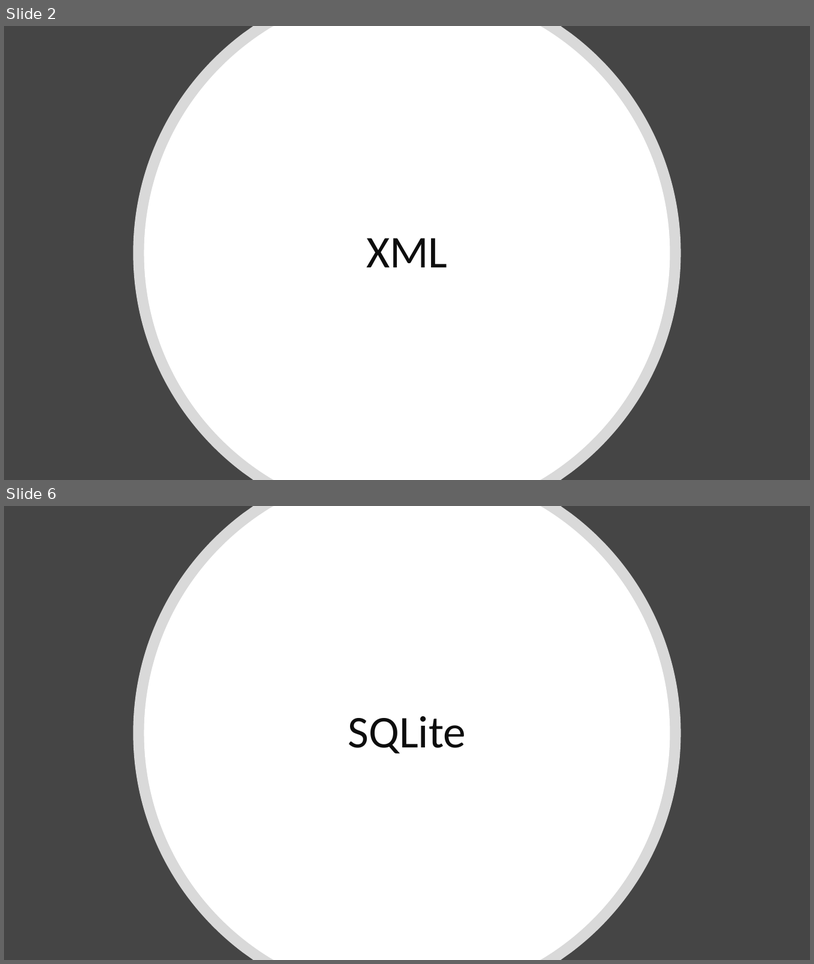
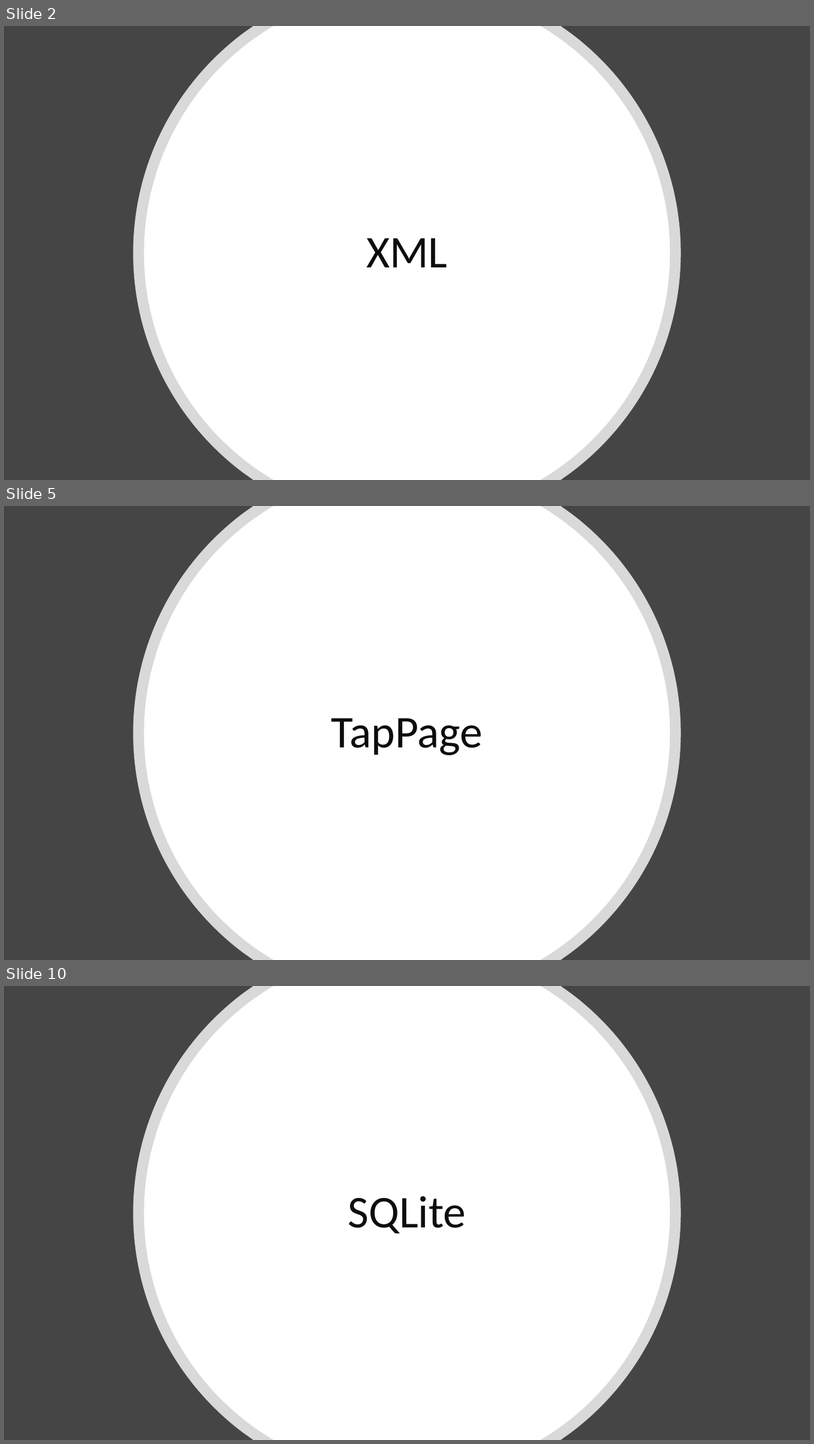
Before and after one commit to cink01/PMP, a slide deck: Prezentace_2.pptx. Shown one above the other, each under a label of ours: slides 2 and 6 before the commit, slides 2, 5 and 10 after it; the slides between them are not shown. The pictures are 814x964 and 814x1444 pixels, drawn with LibreOffice and Linux fonts; fonts in the diff are those of the drawing. Boxes give left, top, right and bottom in pixels: in the first picture for what was removed or moved away, otherwise in the second. Text is boxed around its words. In the diff, an @@ line names an element or a change of style, - is before the commit and + after.

```diff
--- a/Prezentace_2.pptx
+++ b/Prezentace_2.pptx
@@ slide 5 added at [4,506,810,960], background #454545 @@
@@ freeform shape added at [134,506,681,960], fill #FFFFFF at 80% opacity @@
@@ freeform shape added at [144,506,671,960], fill #FFFFFF @@
@@ title added at [331,718,483,755], 54 pt, text #0D0D0D @@
+TapPage
@@ what was slide 6 is now slide 10 @@
```
Also in this commit, not shown: 3 slides changed, 4 other slides added, 1 slide removed, 49 other files.
